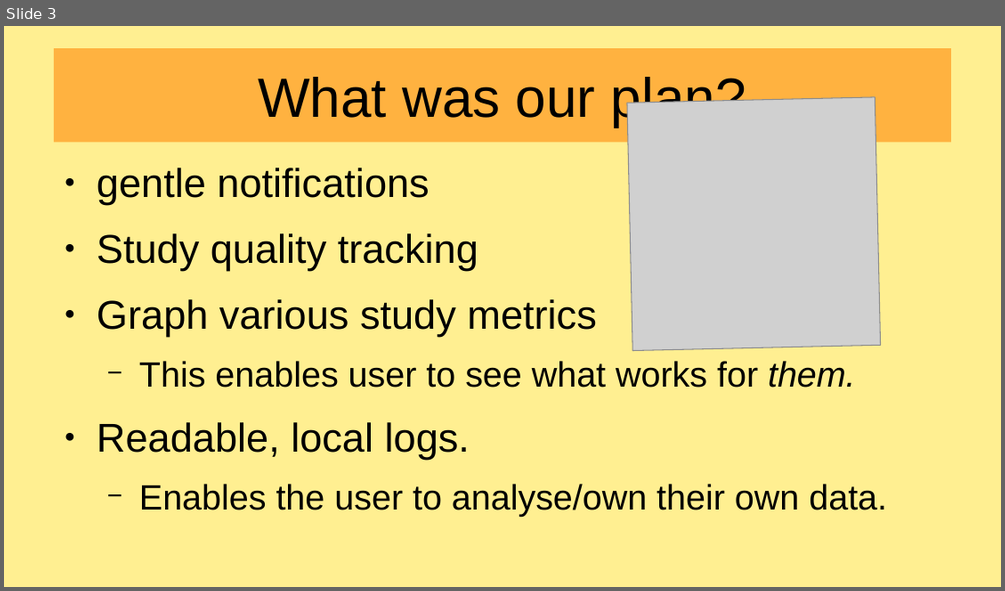
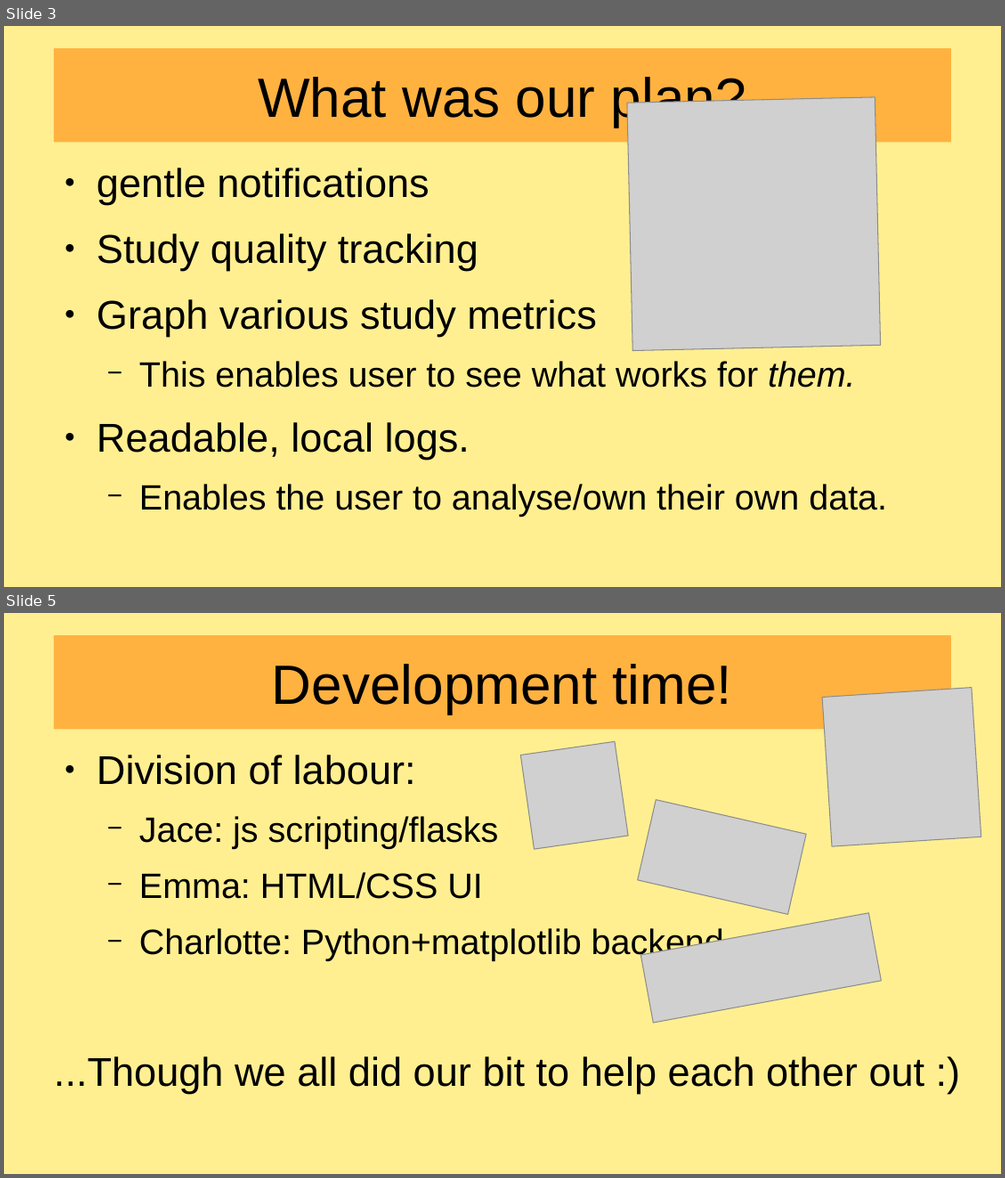
Before and after one commit to awedpotato767/Crazy-cat-people-WiT25, a slide deck: presentation.odp. Shown one above the other, each under a label of ours: slide 3 before the commit, slides 3 and 5 after it; the slides between them are not shown. The pictures are 1005x591 and 1005x1178 pixels, drawn with LibreOffice and Linux fonts; fonts in the diff are those of the drawing; grey boxes stand for pictures. Boxes give left, top, right and bottom in pixels: in the first picture for what was removed or moved away, otherwise in the second. Text is boxed around its words. In the diff, an @@ line names an element or a change of style, - is before the commit and + after.

```diff
--- a/presentation.odp
+++ b/presentation.odp
@@ slide 5 added at (x1=4, y1=613, x2=1001, y2=1174), background #FFEF91 @@
@@ title added at (x1=54, y1=635, x2=951, y2=730), fill #FFB240, 44 pt, text #000000 @@
+Development time!
@@ picture added at (x1=823, y1=688, x2=981, y2=846) @@
@@ picture added at (x1=520, y1=741, x2=628, y2=849) @@
@@ text added at (x1=54, y1=755, x2=925, y2=1093), 28 pt, text #000000 @@
+● Division of labour:
+  − Jace: js scripting/flasks
+  − Emma: HTML/CSS UI
+  − Charlotte: Python+matplotlib backend
+...Though we all did our bit to help each other out :)
@@ picture added at (x1=638, y1=799, x2=808, y2=914) @@
@@ picture added at (x1=641, y1=913, x2=882, y2=1022) @@
```
Also in this commit, not shown: 1 slide changed, 3 other slides added, 8 other files.
